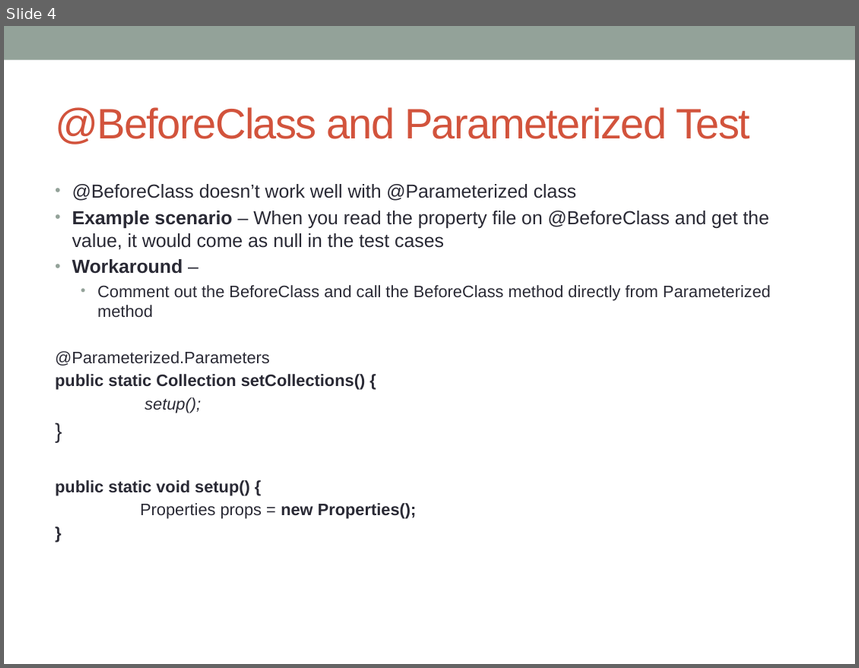
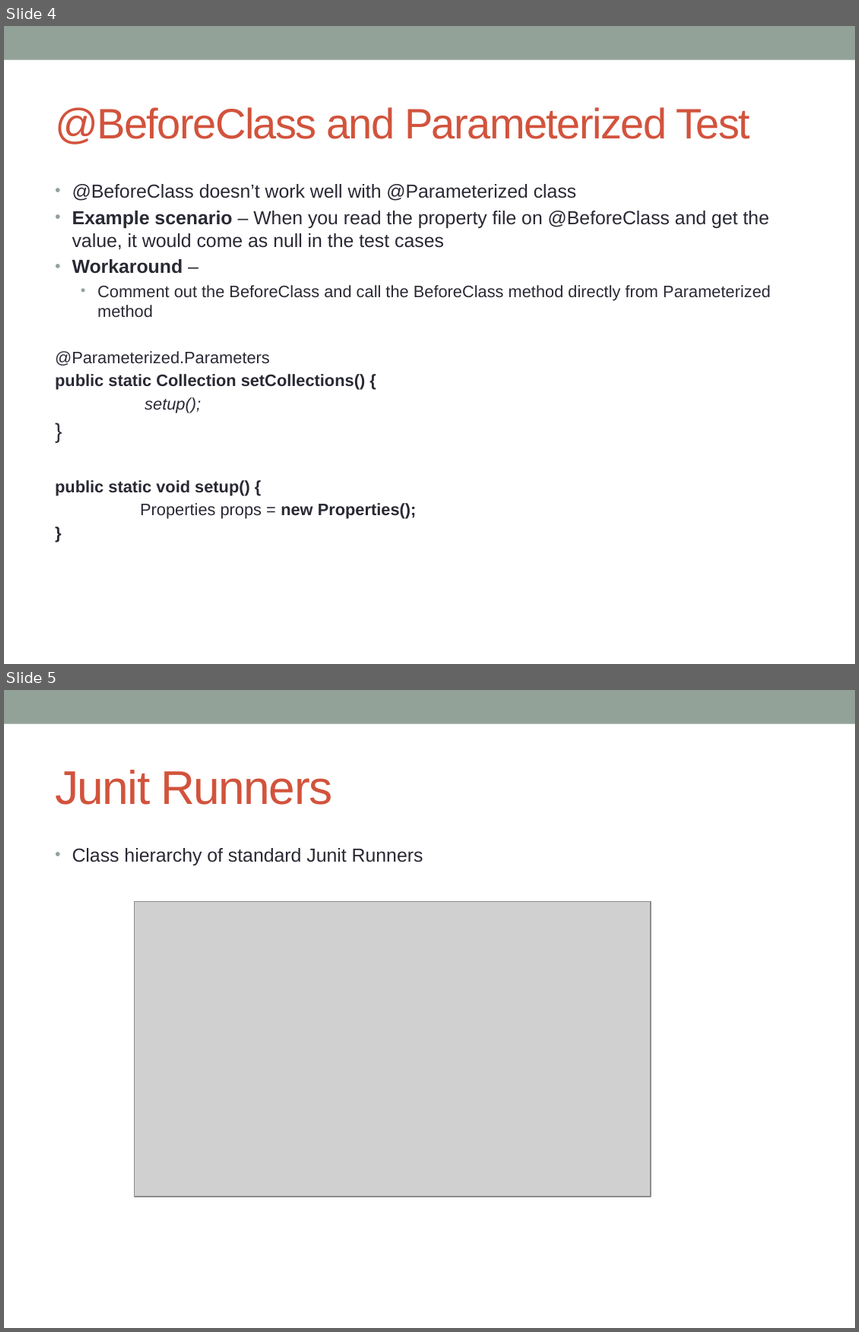
Before and after one commit to notionquest/ProjectDocumentation, a slide deck: Junit.pptx. Shown one above the other, each under a label of ours: slide 4 before the commit, slides 4 and 5 after it. The pictures are 859x668 and 859x1332 pixels, drawn with LibreOffice and Linux fonts; fonts in the diff are those of the drawing; grey boxes stand for pictures. Boxes give left, top, right and bottom in pixels: in the first picture for what was removed or moved away, otherwise in the second. Text is boxed around its words. In the diff, an @@ line names an element or a change of style, - is before the commit and + after.

Commit message:
BlockJunit runner

```diff
--- a/Junit.pptx
+++ b/Junit.pptx
@@ slide 5 added at bbox=[4, 690, 855, 1328], background #FFFFFF; not listed: 1 template element that a slide beside it also shows @@
@@ title added at bbox=[55, 770, 333, 805], 40 pt, text #D2533C @@
+Junit Runners
@@ text added at bbox=[72, 848, 424, 866], 16 pt, text #292934 @@
+• Class hierarchy of standard Junit Runners
@@ picture added at bbox=[135, 902, 651, 1196] @@
```
Also in this commit, not shown: 1 slide changed, 1 other slide added.
